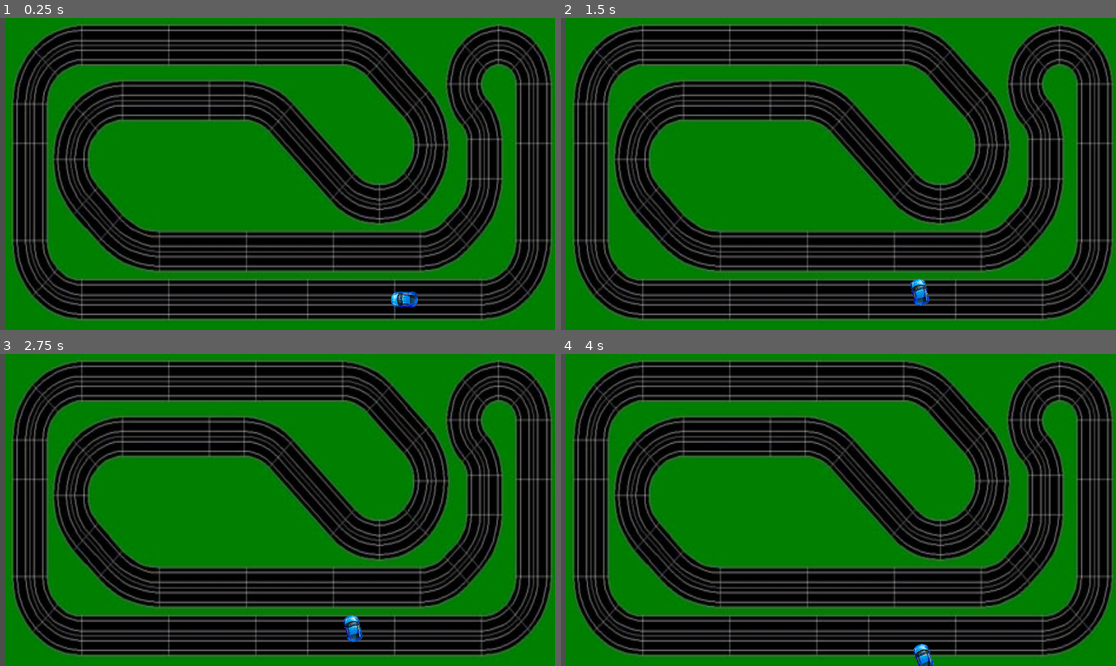
Above: before the commit, frames 1-4 (two rows, left to right).
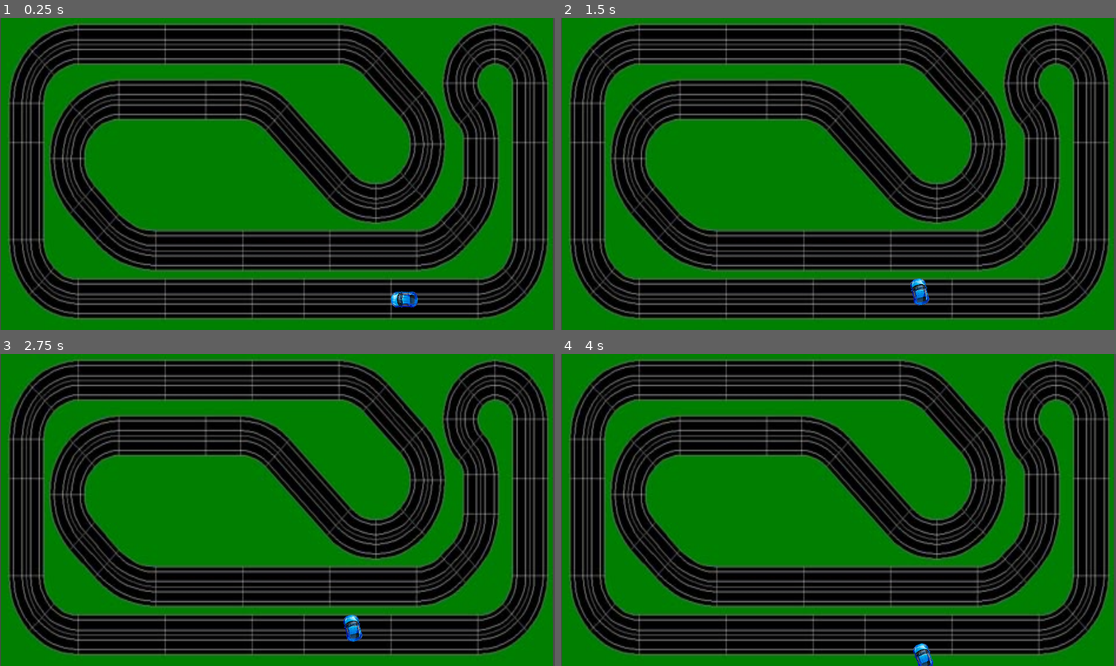
Above: after the commit, the same moments.

Repository: ferranfite/Joc_de_pro
Game: Godot game, scene res://node_2d.tscn
Same seed, same stepped clock (60 frames per second), same inputs: the game is played once before the commit and once after it.
Inputs:
- Up to frame 1 (0.25 s): no input
- Up to frame 2 (1.5 s): tap Enter (accelera) at 0.5 s; hold Enter (accelera) 0.53-1.28 s; hold Right (dreta) 0.53-1.28 s; tap Up (endevant) at 1.35 s
- Up to frame 3 (2.75 s): hold Enter (accelera) from 2.03 s (still down); hold Down (enrere) from 2.03 s (still down)
- Up to frame 4 (4 s): release Down (enrere) at 2.78 s; tap Left (esquerra) at 2.85 s; release Enter (accelera) at 3.53 s; hold Space (frena) from 3.53 s (still down)

The runs differ from the first frame. In frame 1, 33% of the frame differs, in the area x 0-100%, y 0-100%; in frame 2, 33%; in frame 3, 33%; in frame 4, 33%.

Commit message:
colision shape del circuit - dreta

Diff:
--- a/node_2d.tscn
+++ b/node_2d.tscn
@@ -1,12 +1,96 @@
-[gd_scene load_steps=6 format=3 uid="uid://dc0cbsxhj76ii"]
+[gd_scene load_steps=27 format=3 uid="uid://dc0cbsxhj76ii"]
 
-[ext_resource type="Texture2D" uid="uid://cpsvxihfxtfe1" path="res://Joc_de_pro/imatges/circuit.jpg" id="1_wnlu5"]
-[ext_resource type="Script" uid="uid://dt1rjirlmntpq" path="res://Joc_de_pro/character_body_2d.gd" id="2_83ktr"]
-[ext_resource type="Texture2D" uid="uid://c1atrvsgvsfe5" path="res://Joc_de_pro/imatges/cotxe.webp" id="2_tfcg1"]
+[ext_resource type="Texture2D" uid="uid://cpsvxihfxtfe1" path="res://imatges/circuit.jpg" id="1_wnlu5"]
+[ext_resource type="Script" uid="uid://dt1rjirlmntpq" path="res://character_body_2d.gd" id="2_83ktr"]
+[ext_resource type="Texture2D" uid="uid://c1atrvsgvsfe5" path="res://imatges/cotxe.webp" id="2_tfcg1"]
 
 [sub_resource type="SegmentShape2D" id="SegmentShape2D_83ktr"]
-a = Vector2(-828, 0)
+a = Vector2(-854, -3)
 b = Vector2(-5, 4)
+
+[sub_resource type="SegmentShape2D" id="SegmentShape2D_epypp"]
+a = Vector2(26, 145)
+b = Vector2(26, 464)
+
+[sub_resource type="SegmentShape2D" id="SegmentShape2D_0hol4"]
+a = Vector2(92, 474)
+b = Vector2(144, 537)
+
+[sub_resource type="SegmentShape2D" id="SegmentShape2D_q6r6c"]
+a = Vector2(93, 156)
+b = Vector2(160, 92)
+
+[sub_resource type="SegmentShape2D" id="SegmentShape2D_kdubu"]
+a = Vector2(161, 94)
+b = Vector2(725, 99)
+
+[sub_resource type="SegmentShape2D" id="SegmentShape2D_d21ai"]
+a = Vector2(838, 247)
+b = Vector2(717, 99)
+
+[sub_resource type="SegmentShape2D" id="SegmentShape2D_rj586"]
+a = Vector2(850, 286)
+b = Vector2(783, 347)
+
+[sub_resource type="SegmentShape2D" id="SegmentShape2D_4d7sh"]
+a = Vector2(849, 241)
+b = Vector2(848, 285)
+
+[sub_resource type="SegmentShape2D" id="SegmentShape2D_ir8iy"]
+a = Vector2(546, 127)
+b = Vector2(781, 347)
+
+[sub_resource type="SegmentShape2D" id="SegmentShape2D_hqns4"]
+a = Vector2(574, 130)
+b = Vector2(189, 123)
+
+[sub_resource type="SegmentShape2D" id="SegmentShape2D_x0ka3"]
+a = Vector2(213, 130)
+b = Vector2(112, 192)
+
+[sub_resource type="SegmentShape2D" id="SegmentShape2D_0h7mo"]
+a = Vector2(144, 173)
+b = Vector2(98, 267)
+
+[sub_resource type="SegmentShape2D" id="SegmentShape2D_nr8wp"]
+a = Vector2(118, 396)
+b = Vector2(93, 252)
+
+[sub_resource type="SegmentShape2D" id="SegmentShape2D_d2bti"]
+a = Vector2(269, 532)
+b = Vector2(102, 369)
+
+[sub_resource type="SegmentShape2D" id="SegmentShape2D_ta5nu"]
+a = Vector2(918, 522)
+b = Vector2(190, 525)
+
+[sub_resource type="SegmentShape2D" id="SegmentShape2D_flf07"]
+a = Vector2(1046, 414)
+b = Vector2(913, 518)
+
+[sub_resource type="SegmentShape2D" id="SegmentShape2D_k73cj"]
+a = Vector2(1007, 445)
+b = Vector2(1055, 268)
+
+[sub_resource type="SegmentShape2D" id="SegmentShape2D_rjqkl"]
+a = Vector2(1031, 147)
+b = Vector2(1035, 331)
+
+[sub_resource type="SegmentShape2D" id="SegmentShape2D_fs4d3"]
+a = Vector2(997, 112)
+b = Vector2(1027, 205)
+
+[sub_resource type="SegmentShape2D" id="SegmentShape2D_7vxoj"]
+a = Vector2(1001, 111)
+b = Vector2(1058, 114)
+
+[sub_resource type="SegmentShape2D" id="SegmentShape2D_ei405"]
+a = Vector2(1059, 114)
+b = Vector2(1062, 476)
+
+[sub_resource type="SegmentShape2D" id="SegmentShape2D_e8dv2"]
+a = Vector2(999, 545)
+b = Vector2(1063, 476)
 
 [sub_resource type="CapsuleShape2D" id="CapsuleShape2D_ovtsk"]
 radius = 21.0
@@ -17,7 +101,7 @@
 [node name="StaticBody2D" type="StaticBody2D" parent="."]
 
 [node name="Circuit" type="Sprite2D" parent="StaticBody2D"]
-position = Vector2(582.448, 324.714)
+position = Vector2(575, 323)
 rotation = 1.5708
 scale = Vector2(2.75539, 2.44274)
 texture = ExtResource("1_wnlu5")
@@ -25,6 +109,72 @@
 [node name="CollisionShape2D" type="CollisionShape2D" parent="StaticBody2D"]
 position = Vector2(1002, 542)
 shape = SubResource("SegmentShape2D_83ktr")
+
+[node name="CollisionShape2D2" type="CollisionShape2D" parent="StaticBody2D"]
+position = Vector2(63, 12)
+shape = SubResource("SegmentShape2D_epypp")
+
+[node name="CollisionShape2D3" type="CollisionShape2D" parent="StaticBody2D"]
+shape = SubResource("SegmentShape2D_0hol4")
+
+[node name="CollisionShape2D4" type="CollisionShape2D" parent="StaticBody2D"]
+shape = SubResource("SegmentShape2D_q6r6c")
+
+[node name="CollisionShape2D5" type="CollisionShape2D" parent="StaticBody2D"]
+shape = SubResource("SegmentShape2D_kdubu")
+
+[node name="CollisionShape2D6" type="CollisionShape2D" parent="StaticBody2D"]
+position = Vector2(11, -2)
+shape = SubResource("SegmentShape2D_d21ai")
+
+[node name="CollisionShape2D7" type="CollisionShape2D" parent="StaticBody2D"]
+position = Vector2(0, -1)
+shape = SubResource("SegmentShape2D_rj586")
+
+[node name="CollisionShape2D8" type="CollisionShape2D" parent="StaticBody2D"]
+shape = SubResource("SegmentShape2D_4d7sh")
+
+[node name="CollisionShape2D9" type="CollisionShape2D" parent="StaticBody2D"]
+shape = SubResource("SegmentShape2D_ir8iy")
+
+[node name="CollisionShape2D10" type="CollisionShape2D" parent="StaticBody2D"]
+shape = SubResource("SegmentShape2D_hqns4")
+
+[node name="CollisionShape2D11" type="CollisionShape2D" parent="StaticBody2D"]
+shape = SubResource("SegmentShape2D_x0ka3")
+
+[node name="CollisionShape2D12" type="CollisionShape2D" parent="StaticBody2D"]
+shape = SubResource("SegmentShape2D_0h7mo")
+
+[node name="CollisionShape2D13" type="CollisionShape2D" parent="StaticBody2D"]
+shape = SubResource("SegmentShape2D_nr8wp")
+
+[node name="CollisionShape2D14" type="CollisionShape2D" parent="StaticBody2D"]
+shape = SubResource("SegmentShape2D_d2bti")
+
+[node name="CollisionShape2D15" type="CollisionShape2D" parent="StaticBody2D"]
+shape = SubResource("SegmentShape2D_ta5nu")
+
+[node name="CollisionShape2D16" type="CollisionShape2D" parent="StaticBody2D"]
+shape = SubResource("SegmentShape2D_flf07")
+
+[node name="CollisionShape2D17" type="CollisionShape2D" parent="StaticBody2D"]
+shape = SubResource("SegmentShape2D_k73cj")
+
+[node name="CollisionShape2D18" type="CollisionShape2D" parent="StaticBody2D"]
+shape = SubResource("SegmentShape2D_rjqkl")
+
+[node name="CollisionShape2D19" type="CollisionShape2D" parent="StaticBody2D"]
+shape = SubResource("SegmentShape2D_fs4d3")
+
+[node name="CollisionShape2D20" type="CollisionShape2D" parent="StaticBody2D"]
+shape = SubResource("SegmentShape2D_7vxoj")
+
+[node name="CollisionShape2D21" type="CollisionShape2D" parent="StaticBody2D"]
+shape = SubResource("SegmentShape2D_ei405")
+
+[node name="CollisionShape2D22" type="CollisionShape2D" parent="StaticBody2D"]
+shape = SubResource("SegmentShape2D_e8dv2")
 
 [node name="CharacterBody2D" type="CharacterBody2D" parent="."]
 position = Vector2(864, 584)
Not shown, changed: imatges/circuit.jpg.import
Not shown, changed: imatges/cotxe.webp.import
